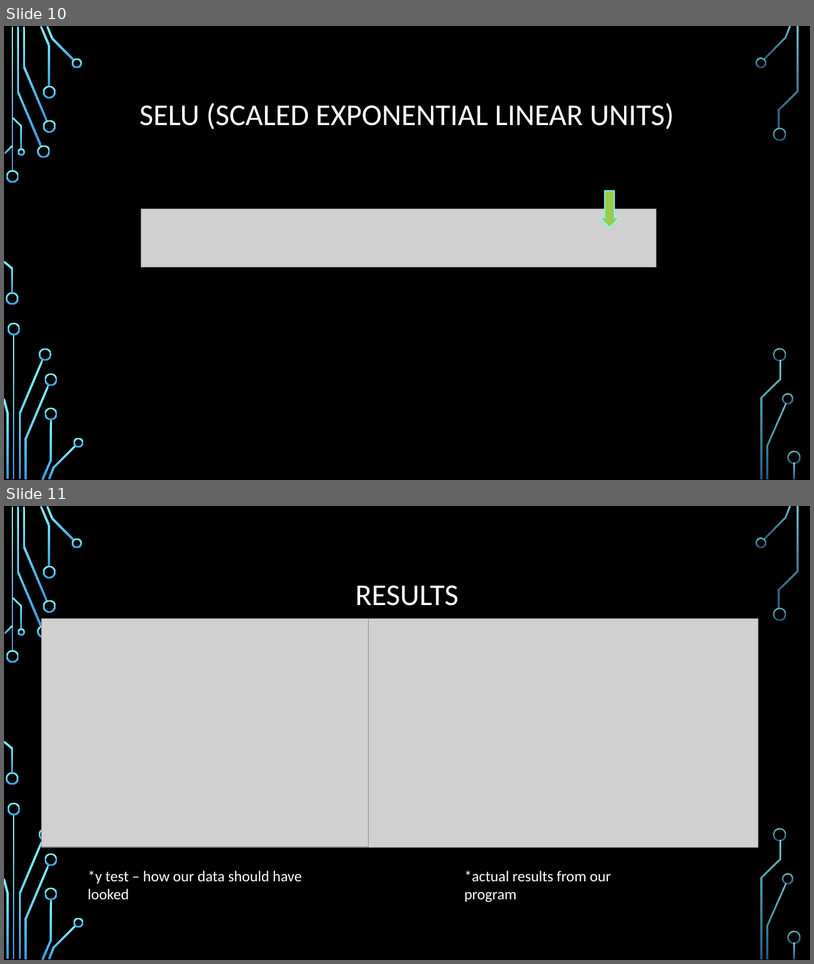
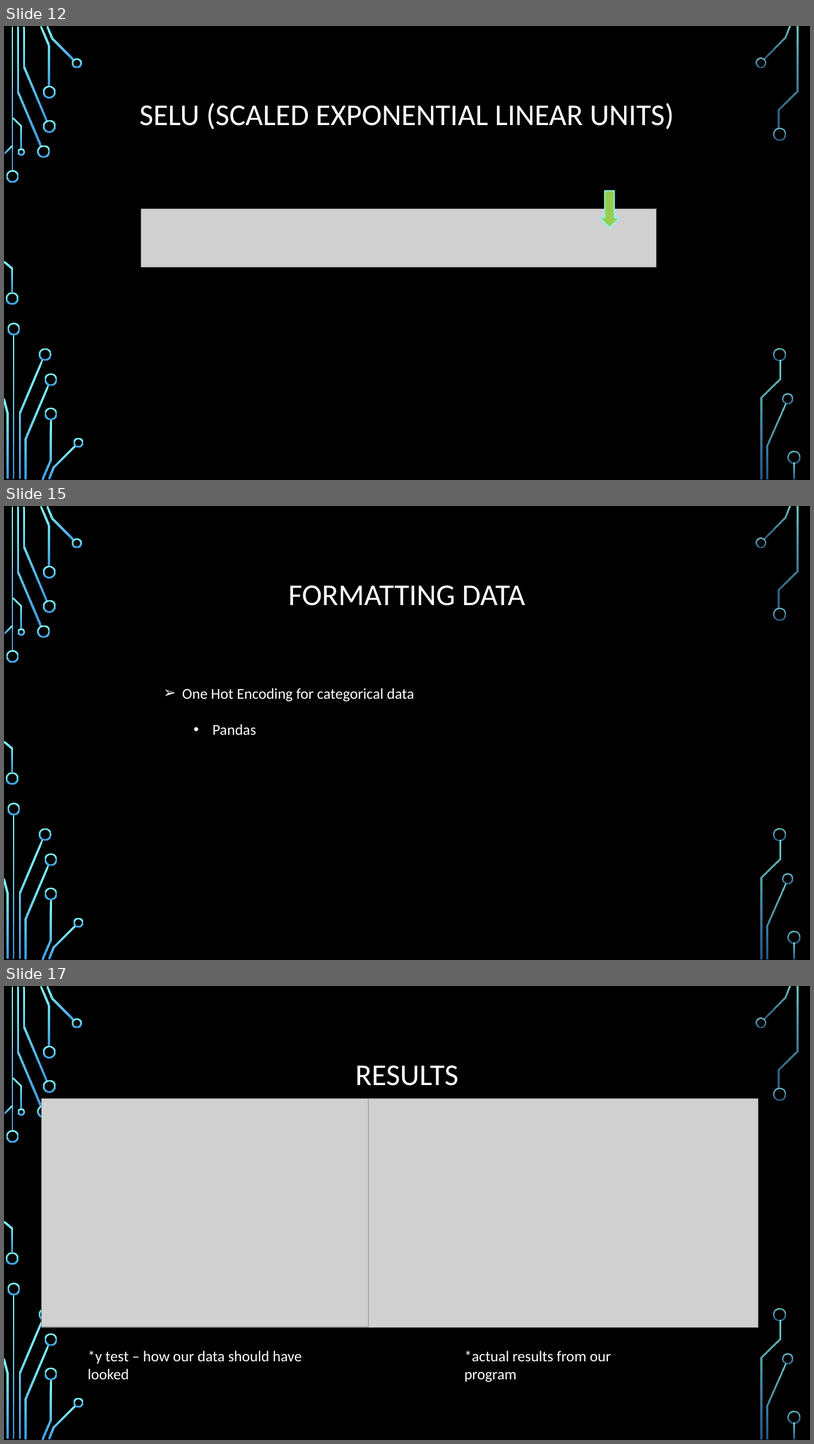
Before and after one commit to knight-coder-llc/AI-Vehicle-Calculator, a slide deck: Final Pres.pptx. Shown one above the other, each under a label of ours: slides 10 and 11 before the commit, slides 12, 15 and 17 after it; the slides between them are not shown. The pictures are 814x964 and 814x1444 pixels, drawn with LibreOffice and Linux fonts; fonts in the diff are those of the drawing; grey boxes stand for pictures; background and template pictures are left out. Boxes give left, top, right and bottom in pixels: in the first picture for what was removed or moved away, otherwise in the second. Text is boxed around its words. In the diff, an @@ line names an element or a change of style, - is before the commit and + after.

Commit message:
added formatting slides

```diff
--- a/Final Pres.pptx
+++ b/Final Pres.pptx
@@ slide 15 added at (x1=4, y1=506, x2=810, y2=960), background picture (left out); not listed: 36 template elements that a slide beside it also shows @@
@@ title added at (x1=288, y1=585, x2=525, y2=606), 36 pt, text #FFFFFF @@
+FORMATTING DATA
@@ text added at (x1=182, y1=688, x2=414, y2=735), 18 pt, text #FFFFFF @@
+  ➢ One Hot Encoding for categorical data
+    • Pandas
@@ what was slide 10 is now slide 12 @@
@@ what was slide 11 is now slide 17 @@
```
Also in this commit, not shown: 5 other slides added.
